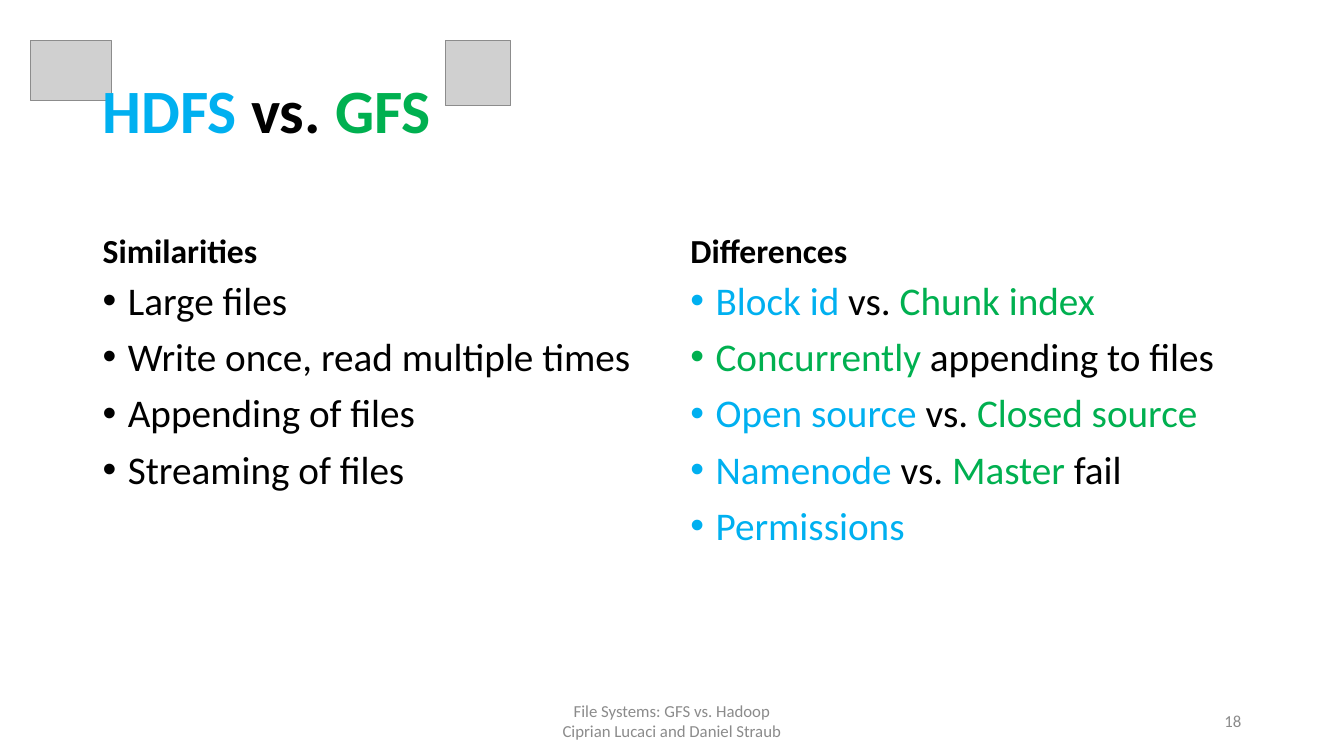
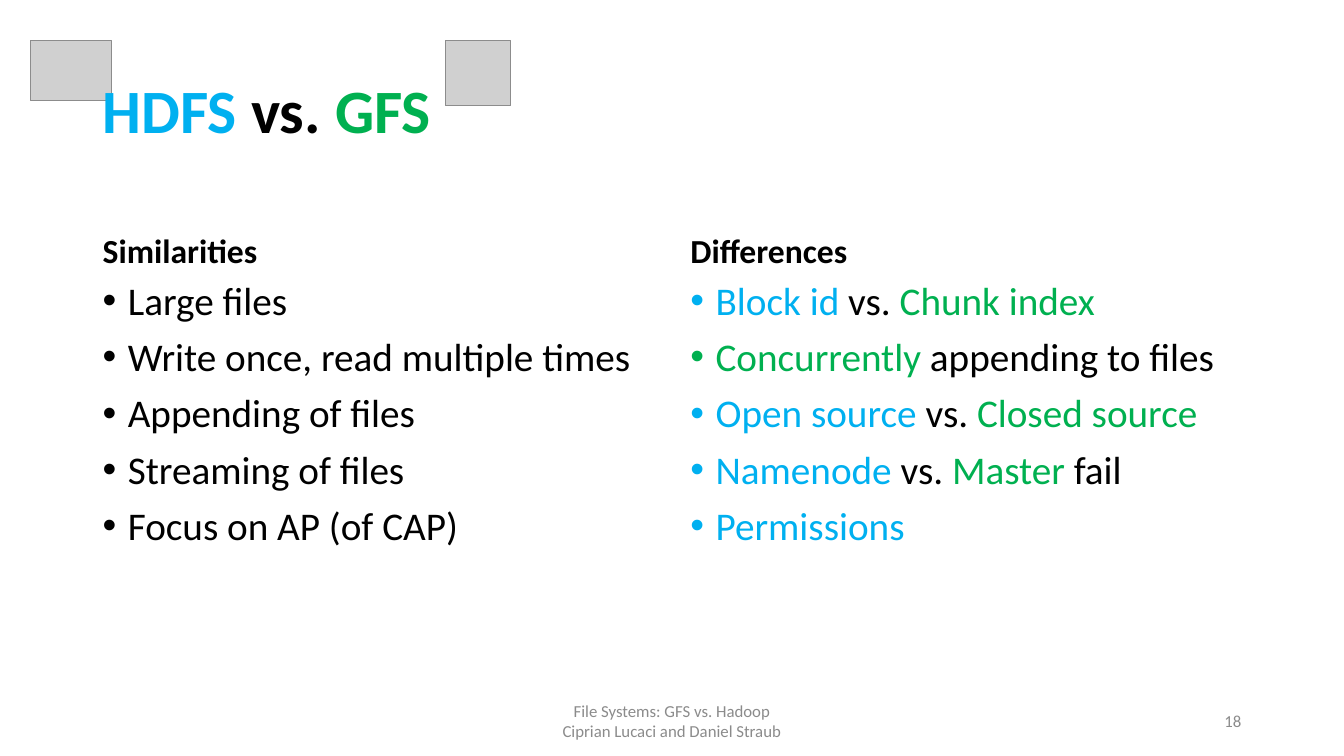
Before and after one commit to cipri7329/ss15-seminar, a slide deck: slide 18 of Presentation/DistributedFileSystems_Daniel.pptx. Drawn at 1344x756 pixels with LibreOffice and Linux fonts; fonts in the diff are those of the drawing; grey boxes stand for pictures; background and template pictures are left out. Boxes give left, top, right and bottom in pixels: in the first picture for what was removed or moved away, otherwise in the second. Text is boxed around its words. In the diff, an @@ line names an element or a change of style, - is before the commit and + after.

```diff
--- a/Presentation/DistributedFileSystems_Daniel.pptx
+++ b/Presentation/DistributedFileSystems_Daniel.pptx
@@ text at <box>128,511,458,546</box>: paragraph added @@
+• Focus on AP (of CAP)
```
Also in this commit, not shown: 3 other slides changed, 1 slide removed.
